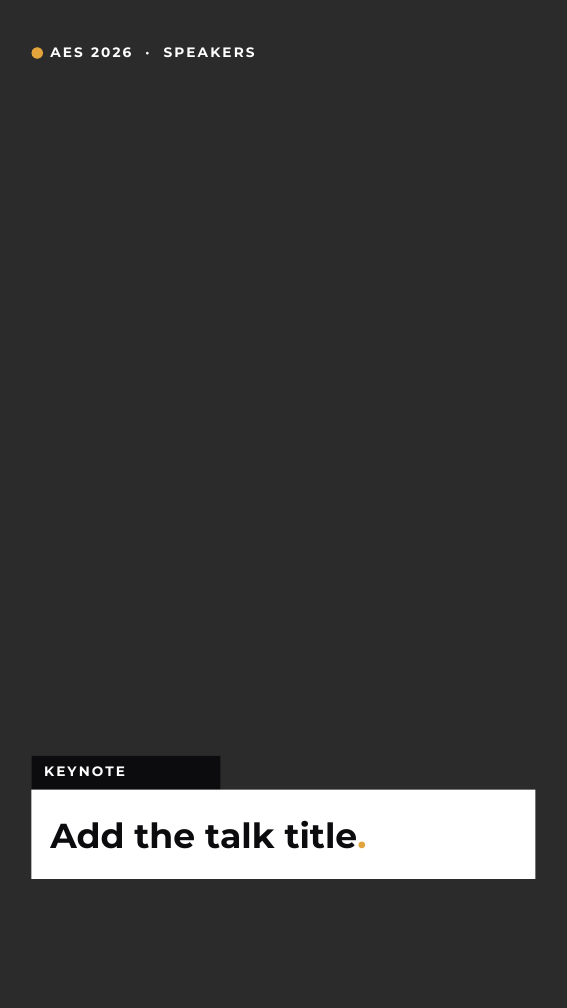
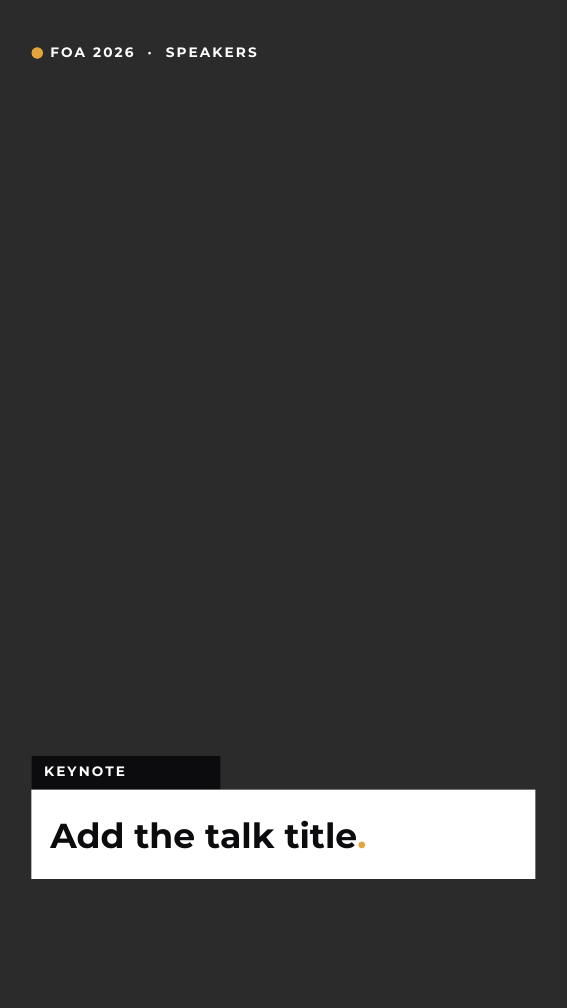
Before and after one commit to Okidoki9903/canva-templates, a slide deck: slide 2 of templates/05-speakers.pptx. Drawn at 567x1008 pixels with LibreOffice and Linux fonts; fonts in the diff are those of the drawing; background and template pictures are left out; a plain dark background stands for a picture behind light text. Boxes give left, top, right and bottom in pixels: in the first picture for what was removed or moved away, otherwise in the second. Text is boxed around its words. In the diff, an @@ line names an element or a change of style, - is before the commit and + after.

```diff
--- a/templates/05-speakers.pptx
+++ b/templates/05-speakers.pptx
@@ text at (50, 47, 257, 57): text changed @@
-AES 2026 · SPEAKERS
+FOA 2026 · SPEAKERS
```
Also in this commit, not shown: 3 other slides changed, 20 other files.
